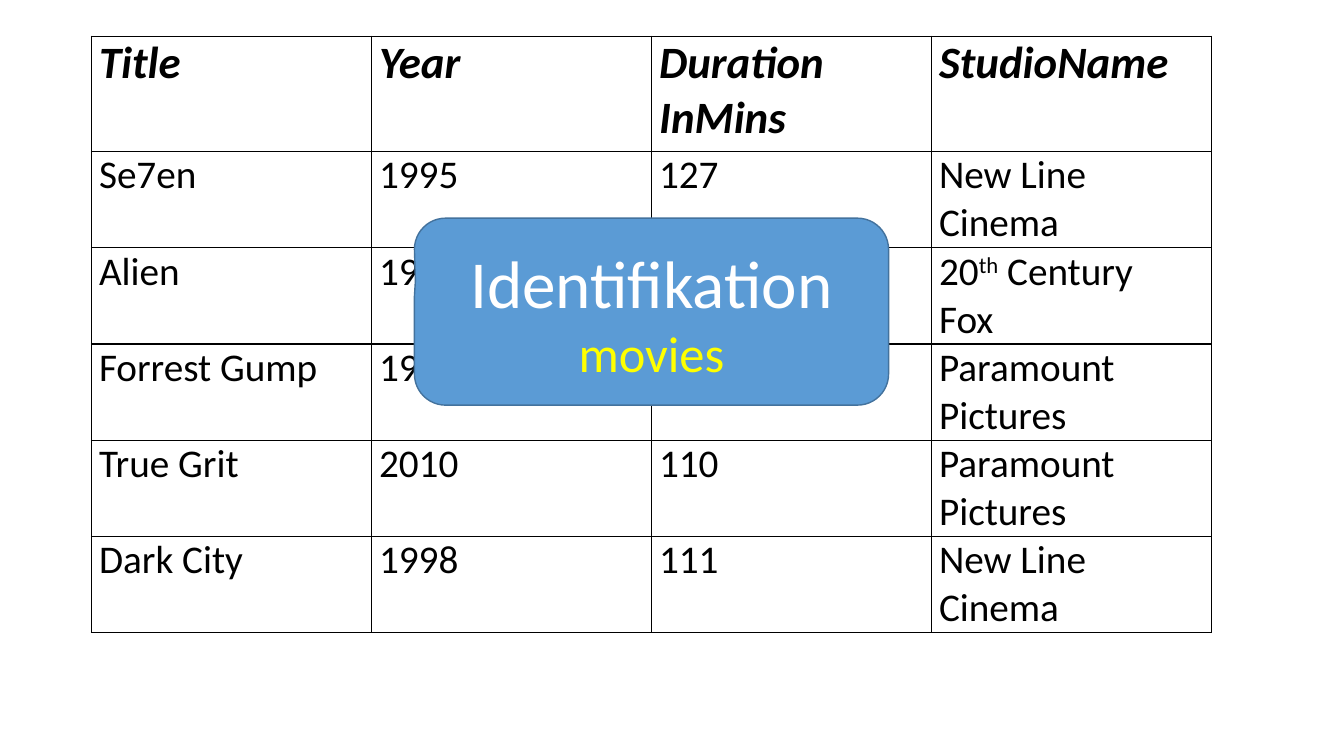
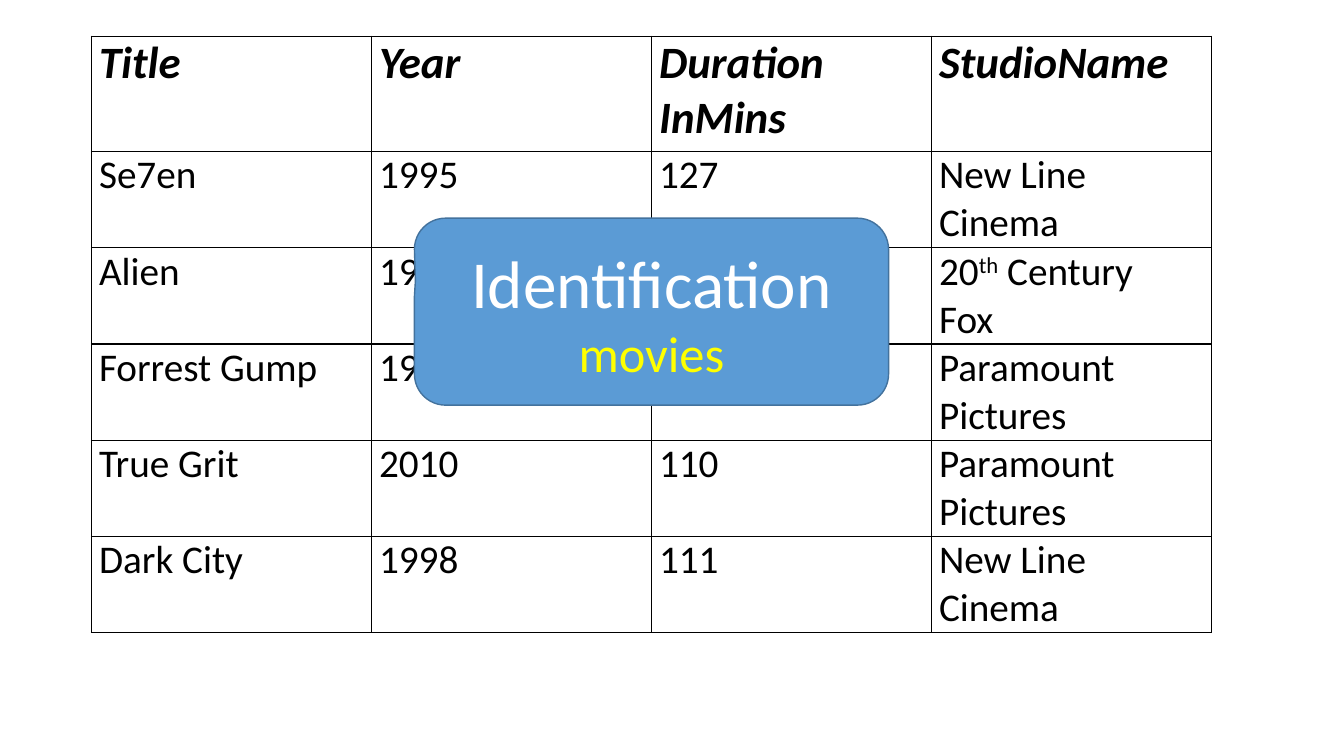
Before and after one commit to perl-easj/OOProg, a slide deck: slide 8 of Chap/Prog03/Presentations/LINQ.pptx (slide 4 before the commit). Drawn at 1344x756 pixels with LibreOffice and Linux fonts; fonts in the diff are those of the drawing. Boxes give left, top, right and bottom in pixels: in the first picture for what was removed or moved away, otherwise in the second. Text is boxed around its words. In the diff, an @@ line names an element or a change of style, - is before the commit and + after.

```diff
--- a/Chap/Prog03/Presentations/LINQ.pptx
+++ b/Chap/Prog03/Presentations/LINQ.pptx
@@ text in rounded speech box at bbox=[471, 261, 832, 309]: text changed @@
-Identifikation
+Identification
```
Also in this commit, not shown: 12 other slides changed, 5 slides added, 7 other files.
